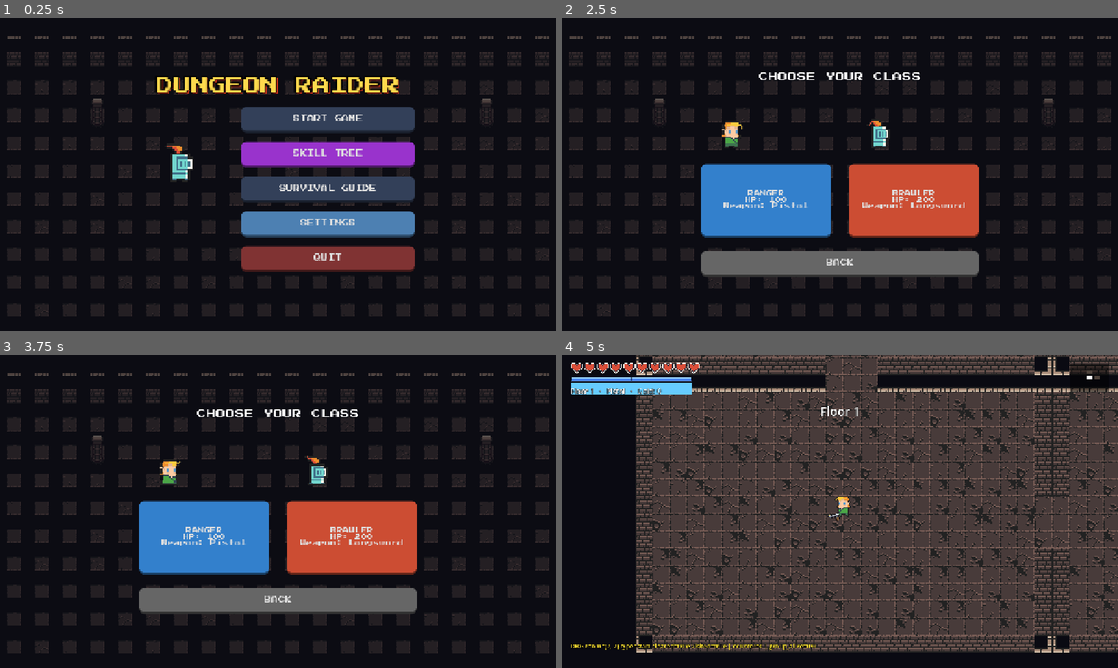
Above: before the commit, frames 1-4 (two rows, left to right).
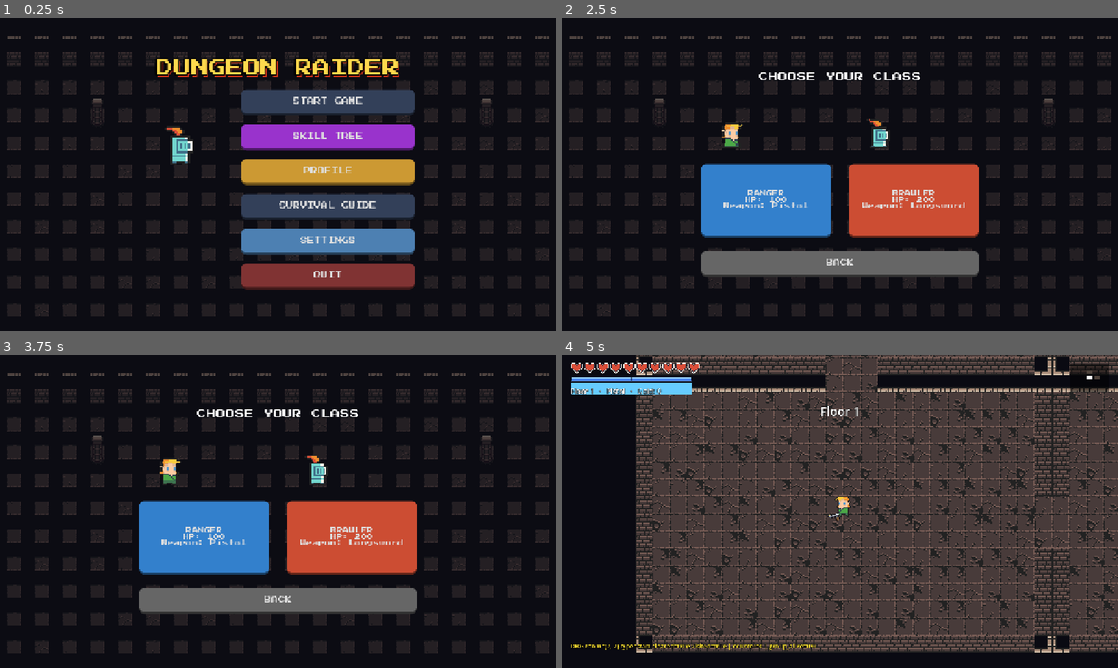
Above: after the commit, the same moments.

Repository: halo07-pixel/dungeon-raider-godot
Game: Godot game, scene res://scenes/main_menu.tscn
Same seed, same stepped clock (60 frames per second), same inputs: the game is played once before the commit and once after it.
Inputs (mouse positions are in pixels of both pictures, inside the frame that each line leads up to):
- Up to frame 1 (0.25 s): no input
- Up to frame 2 (2.5 s): click (890, 171) at 0.5 s, where only the run after the commit has a clickable "PROFILE"; click (840, 293) at 1.25 s, where only the run after the commit has a clickable "BACK"; click "START GAME" at 2 s
- Up to frame 3 (3.75 s): click "BACK" at 2.75 s; click "START GAME" at 3.5 s
- Up to frame 4 (5 s): click "RANGER HP: 100 Weapon: Pistol" at 4.25 s

The runs differ from the first frame. In frame 1, 21% of the frame differs, in the area x 28-75%, y 13-87%; in frame 2, 0.2%; in frame 3, 0.2%; in frame 4, nothing differs.

Commit message:
feat: meta-progression - persistent profile, class evolution (Barrage/Shockwave), profile menu
Co-Authored-By: Claude Sonnet 5.5 <noreply@anthropic.com>
Claude-Session: https://claude.ai/code/session_01JGPvQEUH9tvNi1JLfwV4JP

Diff:
--- a/scenes/main_menu.gd
+++ b/scenes/main_menu.gd
@@ -18,6 +18,8 @@
 var index_node: MarginContainer
 var class_node: CenterContainer
 var upgrade_node: MarginContainer # Node cho Cây Kỹ Năng
+var profile_node: MarginContainer # Trang hồ sơ + tiến hoá class
+var profile_box: VBoxContainer
 
 # --- Dữ liệu hệ thống Kỹ năng ---
 var upg_data = {
@@ -41,6 +43,7 @@
 	_build_index_menu()
 	_build_class_menu()
 	_build_upgrade_menu() # Xây Cây Kỹ Năng
+	_build_profile_menu()
 
 	show_main_menu()
 
@@ -175,6 +178,7 @@
 		vbox.add_child(_create_btn("START GAME", show_class_menu, Vector2(400, 60)))
 
 	vbox.add_child(_create_btn("SKILL TREE", show_upgrade_menu, Vector2(400, 60), Color(0.6, 0.2, 0.8)))
+	vbox.add_child(_create_btn("PROFILE", show_profile, Vector2(400, 60), Color(0.8, 0.6, 0.2)))
 	vbox.add_child(_create_btn("SURVIVAL GUIDE", show_index, Vector2(400, 60)))
 	vbox.add_child(_create_btn("SETTINGS", _open_settings, Vector2(400, 60), Color(0.3, 0.5, 0.7)))
 	vbox.add_child(_create_btn("QUIT", _quit_game, Vector2(400, 60), Color(0.5, 0.2, 0.2)))
@@ -203,12 +207,23 @@
 	hbox.add_theme_constant_override("separation", 40)
 	vbox.add_child(hbox)
 
-	hbox.add_child(_build_class_option("elf_m", "RANGER\n\nHP: 100\nWeapon: Pistol", func(): _start_new_game("ranger"), Color(0.2, 0.5, 0.8)))
-	hbox.add_child(_build_class_option("knight_m", "BRAWLER\n\nHP: 200\nWeapon: Longsword", func(): _start_new_game("brawler"), Color(0.8, 0.3, 0.2)))
+	hbox.add_child(_build_class_option("elf_m", _class_card_text("ranger", "HP: 100\nWeapon: Pistol"), func(): _start_new_game("ranger"), Color(0.2, 0.5, 0.8)))
+	hbox.add_child(_build_class_option("knight_m", _class_card_text("brawler", "HP: 200\nWeapon: Longsword"), func(): _start_new_game("brawler"), Color(0.8, 0.3, 0.2)))
 
 	vbox.add_child(_create_btn("BACK", show_main_menu, Vector2(250, 60), Color(0.4, 0.4, 0.4)))
 	class_node.hide()
 
+
+## Chữ trên thẻ chọn class: tên theo bậc tiến hoá + kỹ năng riêng (nếu đã mở).
+func _class_card_text(cid: String, stats: String) -> String:
+	var P: Dictionary = Global.profile
+	var nm: String = Global.MetaProgress.display_name(P, cid, String(Global.classes[cid]["name"])).to_upper()
+	var t: String = "%s\n\n%s" % [nm, stats]
+	var sid: String = Global.MetaProgress.active_skill(P, cid)
+	if sid != "":
+		var cur: Dictionary = Global.MetaProgress.EVOLUTIONS[cid][Global.MetaProgress.tier_of(P, cid) - 1]
+		t += "\nSkill: %s" % cur["skill_name"]
+	return t
 
 func _build_class_option(prefix: String, label_text: String, action: Callable, color: Color) -> Control:
 	var col = VBoxContainer.new()
@@ -295,6 +310,85 @@
 	center_btn.add_child(_create_btn("BACK", show_main_menu, Vector2(300, 60), Color(0.5, 0.5, 0.5)))
 
 	upgrade_node.hide()
+
+# ==========================================
+# 3b. HỒ SƠ: thống kê vĩnh viễn + tiến hoá class
+# ==========================================
+func _build_profile_menu() -> void:
+	profile_node = MarginContainer.new()
+	profile_node.set_anchors_preset(Control.PRESET_FULL_RECT)
+	for side in ["left", "right"]:
+		profile_node.add_theme_constant_override("margin_" + side, 200)
+	for side in ["top", "bottom"]:
+		profile_node.add_theme_constant_override("margin_" + side, 60)
+	ui_layer.add_child(profile_node)
+
+	var panel = Panel.new()
+	var st = StyleBoxFlat.new()
+	st.bg_color = Color(0.12, 0.12, 0.15, 0.95)
+	st.set_border_width_all(4)
+	st.border_color = Color(0.9, 0.7, 0.2)
+	st.set_corner_radius_all(15)
+	panel.add_theme_stylebox_override("panel", st)
+	profile_node.add_child(panel)
+
+	profile_box = VBoxContainer.new()
+	profile_box.add_theme_constant_override("separation", 12)
+	profile_node.add_child(profile_box)
+	profile_node.hide()
+
+func _profile_label(text: String, size: int, color: Color = Color.WHITE) -> Label:
+	var l = Label.new()
+	l.text = text
+	l.horizontal_alignment = HORIZONTAL_ALIGNMENT_CENTER
+	_apply_font(l, size)
+	l.add_theme_color_override("font_color", color)
+	return l
+
+func _refresh_profile() -> void:
+	for c in profile_box.get_children():
+		c.queue_free()
+	var P: Dictionary = Global.profile
+	profile_box.add_child(_profile_label("PROFILE", 24, Color(1.0, 0.8, 0.3)))
+	profile_box.add_child(_profile_label("Runs: %d   Wins: %d   Best floor: %d   Kills: %d" % [P["runs"], P["wins"], P["best_floor"], P["kills"]], 12))
+	profile_box.add_child(HSeparator.new())
+
+	for cid in ["ranger", "brawler"]:
+		var C: Dictionary = Global.MetaProgress.cls(P, cid)
+		var base: String = String(Global.classes[cid]["name"])
+		var shown: String = Global.MetaProgress.display_name(P, cid, base)
+		var lords: int = int(C["bosses"].get("lord", 0))
+		var head = "%s   Runs: %d   Best floor: %d   Lords: %d" % [shown.to_upper(), C["runs"], C["best_floor"], lords]
+		profile_box.add_child(_profile_label(head, 13, Color(0.9, 0.9, 1.0)))
+
+		var evo: Dictionary = Global.MetaProgress.next_evolution(P, cid)
+		var skill_id: String = Global.MetaProgress.active_skill(P, cid)
+		if skill_id != "":
+			var tier_idx: int = Global.MetaProgress.tier_of(P, cid) - 1
+			var cur: Dictionary = Global.MetaProgress.EVOLUTIONS[cid][tier_idx]
+			profile_box.add_child(_profile_label("%s: %s" % [cur["skill_name"], cur["desc"]], 11, Color(0.6, 1.0, 0.6)))
+		if not evo.is_empty():
+			var pr: Array = Global.MetaProgress.progress(P, cid)
+			var req: Dictionary = evo["req"]
+			var goal: String = ("Defeat Dungeon Lord" if req["type"] == "boss" else "Reach floor %d" % req["value"])
+			profile_box.add_child(_profile_label("Next: %s - %s  %d/%d" % [evo["name"], goal, pr[0], pr[1]], 11, Color(1.0, 0.85, 0.5)))
+			if Global.MetaProgress.can_evolve(P, cid):
+				var row = CenterContainer.new()
+				row.add_child(_create_btn("EVOLVE TO %s" % String(evo["name"]).to_upper(), func(): _evolve(cid), Vector2(420, 48), Color(0.8, 0.6, 0.1), 12))
+				profile_box.add_child(row)
+		profile_box.add_child(HSeparator.new())
+
+	var spacer = Control.new()
+	spacer.size_flags_vertical = Control.SIZE_EXPAND_FILL
+	profile_box.add_child(spacer)
+	var back = CenterContainer.new()
+	back.add_child(_create_btn("BACK", show_main_menu, Vector2(300, 60), Color(0.5, 0.5, 0.5)))
+	profile_box.add_child(back)
+
+func _evolve(cid: String) -> void:
+	if Global.MetaProgress.evolve(Global.profile, cid):
+		Global.save_game()
+		_refresh_profile()
 
 func _update_upgrade_ui() -> void:
 	gem_label.text = "Gems: %d" % Global.purple_gems
@@ -424,6 +518,7 @@
 	return btn
 
 func show_main_menu() -> void:
+	profile_node.hide()
 	index_node.hide()
 	class_node.hide()
 	upgrade_node.hide()
@@ -435,7 +530,14 @@
 
 func show_class_menu() -> void:
 	main_node.hide()
+	class_node.free() # dựng lại để tên/kỹ năng theo bậc tiến hoá luôn mới
+	_build_class_menu()
 	class_node.show()
+
+func show_profile() -> void:
+	main_node.hide()
+	_refresh_profile()
+	profile_node.show()
 
 func show_upgrade_menu() -> void:
 	main_node.hide()
--- a/scripts/boss.gd
+++ b/scripts/boss.gd
@@ -945,6 +945,8 @@
 	alive = false
 	if Global.get("run_stats") != null and Global.run_stats.has("kills"):
 		Global.run_stats["kills"] += 1
+	Global.record_kill()
+	Global.record_boss_kill(kind)
 	charging = false
 	tele_mode = ""
 	hitbox.set_deferred("monitoring", false)
--- /dev/null
+++ b/scripts/class_skill.gd
@@ -0,0 +1,107 @@
+extends Node
+## Kỹ năng riêng của class đã tiến hoá, kích hoạt bằng phím "skill" (Q). Node con của Player;
+## tách khỏi _physics_process của Player. Player chỉ cần: aim_dir, global_position, alive, rolling,
+## _secondary_dmg_mult(). HUD đọc cooldown_left / cooldown_total / skill_name qua duck typing.
+
+const BULLET = preload("res://scenes/bullet.tscn")
+const RingFx = preload("res://scripts/skill_ring_fx.gd")
+
+signal skill_used(skill_id: String)
+
+const SKILLS: Dictionary = {
+	"barrage": {"name": "Barrage", "cooldown": 7.0},
+	"shockwave": {"name": "Shockwave", "cooldown": 9.0},
+}
+
+var player: Node = null
+var skill_id: String = ""
+var skill_name: String = ""
+var cooldown_total: float = 1.0
+var cooldown_left: float = 0.0
+
+func setup(p_player: Node, p_skill_id: String) -> void:
+	player = p_player
+	skill_id = p_skill_id
+	var cfg: Dictionary = SKILLS.get(p_skill_id, {})
+	skill_name = String(cfg.get("name", ""))
+	cooldown_total = float(cfg.get("cooldown", 8.0))
+
+func is_ready() -> bool:
+	return cooldown_left <= 0.0
+
+func _physics_process(delta: float) -> void:
+	cooldown_left = maxf(0.0, cooldown_left - delta)
+	if not is_instance_valid(player) or not player.alive:
+		return
+	if Input.is_action_just_pressed("skill"):
+		try_activate()
+
+func try_activate() -> bool:
+	if skill_id == "" or not is_ready() or not is_instance_valid(player) or not player.alive:
+		return false
+	if player.rolling:
+		return false
+	cooldown_left = cooldown_total
+	skill_used.emit(skill_id)
+	match skill_id:
+		"barrage": _barrage()
+		"shockwave": _shockwave()
+	return true
+
+func _dmg_mult() -> float:
+	return float(player._secondary_dmg_mult())
+
+# ------------------------------------------------------------------ Ranger+: Barrage
+const BARRAGE_VOLLEYS: int = 3
+const BARRAGE_BULLETS: int = 9
+const BARRAGE_FAN_DEG: float = 72.0
+const BARRAGE_GAP: float = 0.12
+
+func _barrage() -> void:
+	Global.shake(0.35, 0.3)
+	for v in BARRAGE_VOLLEYS:
+		if not is_instance_valid(player) or not player.alive:
+			return
+		_fire_volley()
+		await get_tree().create_timer(BARRAGE_GAP).timeout
+
+func _fire_volley() -> void:
+	var dmg: int = maxi(1, int((8.0 + 1.2 * float(Global.floor_num)) * _dmg_mult()))
+	var base: float = player.aim_dir.angle()
+	var fan: float = deg_to_rad(BARRAGE_FAN_DEG)
+	for i in BARRAGE_BULLETS:
+		var off: float = lerpf(-fan * 0.5, fan * 0.5, float(i) / float(BARRAGE_BULLETS - 1))
+		var b = BULLET.instantiate()
+		b.setup(true, Vector2.from_angle(base + off), dmg, 680.0, 0.9, Color(0.5, 0.9, 1.0), 5.0)
+		Global.world.add_child(b)
+		b.global_position = player.global_position + Vector2.from_angle(base + off) * 22.0
+	Global.sfx("shotgun")
+	Global.burst(player.global_position + player.aim_dir * 26.0, Color(0.5, 0.9, 1.0), 6, 120.0, 1.2)
+
+# ------------------------------------------------------------------ Brawler+: Shockwave
+const SHOCK_RADIUS: float = 190.0
+const SHOCK_KNOCK: float = 650.0
+
+func _shockwave() -> void:
+	var origin: Vector2 = player.global_position
+	var dmg: int = maxi(1, int((30.0 + 3.0 * float(Global.floor_num)) * _dmg_mult()))
+	for e in get_tree().get_nodes_in_group("enemies"):
+		if is_instance_valid(e) and e.alive and e.global_position.distance_to(origin) <= SHOCK_RADIUS:
+			e.take_damage(dmg, origin, SHOCK_KNOCK)
+			Global.on_secondary_hit(e, dmg, false)
+	for b in get_tree().get_nodes_in_group("boss"):
+		if is_instance_valid(b) and b.alive and b.global_position.distance_to(origin) <= SHOCK_RADIUS + 20.0:
+			b.take_damage(dmg, origin, 0.0)
+			Global.on_secondary_hit(b, dmg, false)
+	for eb in get_tree().get_nodes_in_group("enemy_bullets"):
+		if is_instance_valid(eb) and eb.global_position.distance_to(origin) <= SHOCK_RADIUS + 10.0:
+			eb.queue_free()
+	var fx := Node2D.new()
+	fx.set_script(RingFx)
+	fx.max_radius = SHOCK_RADIUS
+	fx.color = Color(1.0, 0.75, 0.35)
+	Global.world.add_child(fx)
+	fx.global_position = origin
+	Global.burst(origin, Color(1.0, 0.75, 0.35), 28, 320.0, 2.0)
+	Global.shake(0.8, 0.3)
+	Global.sfx("slam")
--- a/scripts/enemy.gd
+++ b/scripts/enemy.gd
@@ -418,6 +418,7 @@
 	Global.sfx("kill")
 	if Global.get("run_stats") != null and Global.run_stats.has("kills"):
 		Global.run_stats["kills"] += 1
+	Global.record_kill()
 	Global.shake(0.25, 0.15)
 	Global.burst(global_position, data["color"], 18, 220.0, 2.0)
 	Global.hitstop(0.035)
--- a/scripts/global.gd
+++ b/scripts/global.gd
@@ -498,6 +498,7 @@
 	_add_key("move_down", KEY_S)
 	_add_key("move_down", KEY_DOWN)
 	_add_key("dodge", KEY_SPACE)
+	_add_key("skill", KEY_Q)
 	_add_key("confirm", KEY_ENTER)
 	_add_key("confirm", KEY_KP_ENTER)
 	_add_key("restart", KEY_R)
@@ -616,6 +617,9 @@
 var save_path: String = "user://dungeon_raider_save.dat"
 
 var purple_gems: int = 0
+## Hồ sơ vĩnh viễn (thống kê + tiến hoá class). Cấu trúc/logic nằm ở scripts/meta_progress.gd.
+const MetaProgress = preload("res://scripts/meta_progress.gd")
+var profile: Dictionary = MetaProgress.new_profile()
 var upgrades: Dictionary = {
 	"hp_boost": 0, "start_coin": 0, "mastery": 0, "revive": 0
 }
@@ -648,6 +652,32 @@
 			out[state] = t[state]
 	return out
 
+# --- Ghi nhận hồ sơ (gọi từ main/enemy/boss; lưu file ở các mốc hiếm, không lưu mỗi lần hạ quái) ---
+func record_run_start() -> void:
+	MetaProgress.record_run_start(profile, current_class)
+	save_game()
+
+func record_floor_reached(f: int) -> void:
+	MetaProgress.record_floor(profile, current_class, f)
+
+func record_kill() -> void:
+	MetaProgress.record_kill(profile, current_class)
+
+func record_win() -> void:
+	MetaProgress.record_win(profile)
+	save_game()
+
+func record_boss_kill(kind: String) -> void:
+	var was_ready: bool = MetaProgress.can_evolve(profile, current_class)
+	MetaProgress.record_boss(profile, current_class, kind)
+	if not was_ready and MetaProgress.can_evolve(profile, current_class):
+		var nm: String = String(classes[current_class]["name"])
+		message.emit("%s can evolve! Open Profile in the menu." % nm, Color(1.0, 0.85, 0.3))
+	save_game()
+
+func class_skill_id() -> String:
+	return MetaProgress.active_skill(profile, current_class)
+
 func save_game() -> void:
 	var file = FileAccess.open(save_path, FileAccess.WRITE)
 	if file != null:
@@ -656,6 +686,7 @@
 			"upgrades": upgrades,
 			"saved_run": saved_run, # Lưu thêm ván đang chơi
 			"settings": settings,
+			"profile": profile,
 			"elite_q_table": elite_q_table
 		}
 		file.store_var(data)
@@ -675,6 +706,7 @@
 				var loaded_settings = data.get("settings", {})
 				for k in loaded_settings.keys():
 					settings[k] = loaded_settings[k]
+				profile = MetaProgress.merge_loaded(data.get("profile", {}))
 				elite_q_table = _migrate_q_table(data.get("elite_q_table", {}))
 			file.close()
 	else:
--- a/scripts/hud.gd
+++ b/scripts/hud.gd
@@ -18,6 +18,7 @@
 var boss_ticks: Control
 var _boss_phases: int = 3
 var info_label: Label
+var skill_label: Label
 var boss_box: Control
 var boss_bar: ProgressBar
 var boss_label: Label
@@ -55,7 +56,22 @@
 	if p.get("weapon") and p.weapon.has("name"):
 		w_name = p.weapon["name"]
 	info_label.text = "Floor %d   ·   %s   ·   Gold: %d" % [Global.floor_num, w_name, Global.coins]
+	_update_skill_label(p)
 	_update_debug_label()
+
+## Chỉ báo kỹ năng class tiến hoá: "[Q] Barrage READY" hoặc đếm ngược hồi chiêu.
+func _update_skill_label(p) -> void:
+	var sk = p.get("class_skill")
+	if sk == null or not is_instance_valid(sk):
+		skill_label.visible = false
+		return
+	skill_label.visible = true
+	if sk.is_ready():
+		skill_label.text = "[Q] %s  READY" % sk.skill_name
+		skill_label.modulate = Color(1.0, 0.9, 0.4)
+	else:
+		skill_label.text = "[Q] %s  %.1fs" % [sk.skill_name, sk.cooldown_left]
+		skill_label.modulate = Color(0.7, 0.7, 0.7)
 
 ## TẠM: debug overlay bắt bug "qua tầng mới spawn vào phòng quái thay vì phòng start"
 ## và bug "quái hết mà cổng không mở". Xoá khi tìm ra nguyên nhân.
@@ -210,6 +226,8 @@
 	dodge_bar = _bar(self, Vector2(20.0, 64.0), Vector2(280.0, 4.0), Color(0.4, 0.8, 1.0))
 	dodge_bar.max_value = 100.0
 	info_label = _label(self, "", 16, Vector2(20.0, 72.0), Vector2(500.0, 26.0))
+	skill_label = _label(self, "", 14, Vector2(20.0, 98.0), Vector2(300.0, 22.0))
+	skill_label.visible = false
 
 	var grad := Gradient.new()
 	grad.set_color(0, Color(0.9, 0.0, 0.0, 0.0))
--- a/scripts/main.gd
+++ b/scripts/main.gd
@@ -30,6 +30,8 @@
 	else:
 		if Global.has_method("reset_run"): Global.reset_run()
 		if Global.has_method("reset_run_stats"): Global.reset_run_stats()
+		Global.record_run_start() # hồ sơ vĩnh viễn: +1 ván cho class đang chơi
+		Global.record_floor_reached(1)
 
 	# Player._ready chạy trước main._ready (lúc đó floor_num có thể còn của ván cũ) -> tính lại giáp
 	player.refresh_max_shield()
@@ -131,6 +133,7 @@
 	# ====================================================
 
 	Global.floor_num += 1
+	Global.record_floor_reached(Global.floor_num)
 	if Global.get("run_stats") != null:
 		Global.run_stats["floors"] = Global.floor_num
 
@@ -255,6 +258,7 @@
 # ==========================================
 func _show_victory() -> void:
 	is_victory_screen = true
+	Global.record_win()
 	Global.purple_gems += VICTORY_GEM_BONUS
 	Global.save_game()
 
--- /dev/null
+++ b/scripts/meta_progress.gd
@@ -0,0 +1,118 @@
+extends RefCounted
+## Meta-progression: hồ sơ vĩnh viễn (thống kê) + tiến hoá class. Thuần dữ liệu, không phụ thuộc scene.
+## Hồ sơ là Dictionary lưu trong save (Global.profile); các hàm static ở đây chỉ đọc/ghi dictionary đó.
+## Thêm bậc tiến hoá mới = thêm 1 dòng vào EVOLUTIONS[class] (điều kiện "boss" hoặc "floor").
+
+## Mỗi bậc: name, skill (id kỹ năng), skill_name, desc, req {type: "boss"|"floor", ...}.
+const EVOLUTIONS: Dictionary = {
+	"ranger": [
+		{"name": "Ranger+", "skill": "barrage", "skill_name": "Barrage",
+		 "desc": "[Q] Fire 3 fan volleys of bullets.",
+		 "req": {"type": "boss", "kind": "lord", "count": 2}},
+	],
+	"brawler": [
+		{"name": "Brawler+", "skill": "shockwave", "skill_name": "Shockwave",
+		 "desc": "[Q] Blast enemies away and clear bullets.",
+		 "req": {"type": "boss", "kind": "lord", "count": 2}},
+	],
+}
+
+static func new_class_entry() -> Dictionary:
+	return {"runs": 0, "best_floor": 0, "kills": 0, "bosses": {}, "tier": 0}
+
+static func new_profile() -> Dictionary:
+	return {"runs": 0, "wins": 0, "best_floor": 0, "kills": 0, "bosses": {}, "classes": {}}
+
+## Gộp dữ liệu đã lưu vào cấu trúc mặc định (save cũ thiếu khóa vẫn đọc được).
+static func merge_loaded(loaded) -> Dictionary:
+	var p: Dictionary = new_profile()
+	if not (loaded is Dictionary):
+		return p
+	for k in ["runs", "wins", "best_floor", "kills"]:
+		p[k] = int(loaded.get(k, 0))
+	var b = loaded.get("bosses", {})
+	if b is Dictionary:
+		for kind in b: p["bosses"][String(kind)] = int(b[kind])
+	var cl = loaded.get("classes", {})
+	if cl is Dictionary:
+		for cid in cl:
+			var e: Dictionary = new_class_entry()
+			var src = cl[cid]
+			if src is Dictionary:
+				for k in ["runs", "best_floor", "kills", "tier"]:
+					e[k] = int(src.get(k, 0))
+				var sb = src.get("bosses", {})
+				if sb is Dictionary:
+					for kind in sb: e["bosses"][String(kind)] = int(sb[kind])
+			p["classes"][String(cid)] = e
+	return p
+
+static func cls(p: Dictionary, cid: String) -> Dictionary:
+	if not p["classes"].has(cid):
+		p["classes"][cid] = new_class_entry()
+	return p["classes"][cid]
+
+static func record_run_start(p: Dictionary, cid: String) -> void:
+	p["runs"] += 1
+	cls(p, cid)["runs"] += 1
+
+static func record_floor(p: Dictionary, cid: String, floor_num: int) -> void:
+	p["best_floor"] = maxi(p["best_floor"], floor_num)
+	var c: Dictionary = cls(p, cid)
+	c["best_floor"] = maxi(c["best_floor"], floor_num)
+
+static func record_kill(p: Dictionary, cid: String) -> void:
+	p["kills"] += 1
+	cls(p, cid)["kills"] += 1
+
+static func record_win(p: Dictionary) -> void:
+	p["wins"] += 1
+
+static func record_boss(p: Dictionary, cid: String, kind: String) -> void:
+	p["bosses"][kind] = int(p["bosses"].get(kind, 0)) + 1
+	var cb: Dictionary = cls(p, cid)["bosses"]
+	cb[kind] = int(cb.get(kind, 0)) + 1
+
+static func tier_of(p: Dictionary, cid: String) -> int:
+	return int(cls(p, cid)["tier"])
+
+## Bậc tiến hoá kế tiếp của class (Dictionary rỗng nếu đã hết bậc).
+static func next_evolution(p: Dictionary, cid: String) -> Dictionary:
+	var list: Array = EVOLUTIONS.get(cid, [])
+	var t: int = tier_of(p, cid)
+	return list[t] if t < list.size() else {}
+
+## [hiện tại, cần] của điều kiện bậc kế tiếp; [0, 0] nếu không còn bậc.
+static func progress(p: Dictionary, cid: String) -> Array:
+	var evo: Dictionary = next_evolution(p, cid)
+	if evo.is_empty():
+		return [0, 0]
+	var req: Dictionary = evo["req"]
+	var c: Dictionary = cls(p, cid)
+	if req["type"] == "boss":
+		var need: int = int(req["count"])
+		return [mini(int(c["bosses"].get(req["kind"], 0)), need), need]
+	var need_f: int = int(req["value"])
+	return [mini(int(c["best_floor"]), need_f), need_f]
+
+static func can_evolve(p: Dictionary, cid: String) -> bool:
+	var pr: Array = progress(p, cid)
+	return pr[1] > 0 and pr[0] >= pr[1]
+
+static func evolve(p: Dictionary, cid: String) -> bool:
+	if not can_evolve(p, cid):
+		return false
+	cls(p, cid)["tier"] += 1
+	return true
+
+## Kỹ năng đang có của class ("" nếu chưa tiến hoá) — lấy từ bậc cao nhất đã mở.
+static func active_skill(p: Dictionary, cid: String) -> String:
+	var list: Array = EVOLUTIONS.get(cid, [])
+	var t: int = mini(tier_of(p, cid), list.size())
+	return String(list[t - 1]["skill"]) if t > 0 else ""
+
+## Tên hiển thị của class theo bậc ("Ranger" → "Ranger+").
+static func display_name(p: Dictionary, cid: String, base: String) -> String:
+	var list: Array = EVOLUTIONS.get(cid, [])
+	var t: int = mini(tier_of(p, cid), list.size())
+	return String(list[t - 1]["name"]) if t > 0 else base
--- a/scripts/player.gd
+++ b/scripts/player.gd
@@ -4,6 +4,7 @@
 signal died
 
 const BULLET = preload("res://scenes/bullet.tscn")
+const ClassSkillScript = preload("res://scripts/class_skill.gd")
 const SPEED: float = 230.0
 const ROLL_SPEED: float = 560.0
 const KNOCK_DECAY: float = 1400.0
@@ -17,6 +18,7 @@
 const SHIELD_REGEN_RATE: float = 10.0
 var max_shield: int = 20
 var shield_nova_cd: float = 0.0
+var class_skill: Node = null ## Kỹ năng class tiến hoá (null nếu chưa mở)
 var counter_timer: float = 0.0   # Phản Công: cửa sổ x2 sát thương sau khi bị đánh
 var swing_count: int = 0         # Lốc Xoáy
 var shot_count: int = 0          # Loạt Đạn Vòng / Siêu Đạn
@@ -102,6 +104,7 @@
 	Global.room_cleared.connect(_on_room_cleared)
 
 	set_weapon_with_rarity(cls["default_weapon"], "common")
+	_attach_class_skill()
 	dodge_timer.timeout.connect(_on_dodge_finished)
 
 	sprite.sprite_frames = _build_sprite_frames()
@@ -109,6 +112,16 @@
 	sprite.offset = Vector2(0.0, SPRITE_OFFSET_Y)
 	sprite.play("idle")
 
+
+## Class đã tiến hoá (meta-progression) → gắn Node kỹ năng riêng, bấm phím "skill" (Q).
+func _attach_class_skill() -> void:
+	var sid: String = Global.class_skill_id()
+	if sid == "":
+		return
+	class_skill = ClassSkillScript.new()
+	class_skill.name = "ClassSkill"
+	add_child(class_skill)
+	class_skill.setup(self, sid)
 
 func _build_sprite_frames() -> SpriteFrames:
 	var prefix: String = SPRITE_SET.get(Global.current_class, "knight_m")
--- /dev/null
+++ b/scripts/skill_ring_fx.gd
@@ -0,0 +1,25 @@
+extends Node2D
+## Hiệu ứng vòng xung kích: vòng sáng nở dần từ tâm tới `max_radius` rồi mờ đi, tự huỷ.
+
+var max_radius: float = 190.0
+var color: Color = Color(1.0, 0.8, 0.4)
+var duration: float = 0.35
+var _t: float = 0.0
+
+func _ready() -> void:
+	z_index = 40
+
+func _process(delta: float) -> void:
+	_t += delta
+	if _t >= duration:
+		queue_free()
+		return
+	queue_redraw()
+
+func _draw() -> void:
+	var k: float = clampf(_t / duration, 0.0, 1.0)
+	var r: float = max_radius * (1.0 - pow(1.0 - k, 3.0))
+	var a: float = 1.0 - k
+	draw_circle(Vector2.ZERO, r, Color(color, 0.10 * a))
+	draw_arc(Vector2.ZERO, r, 0.0, TAU, 64, Color(color, 0.35 * a), 10.0)
+	draw_arc(Vector2.ZERO, r, 0.0, TAU, 64, Color(1.0, 1.0, 1.0, 0.9 * a), 3.0)
